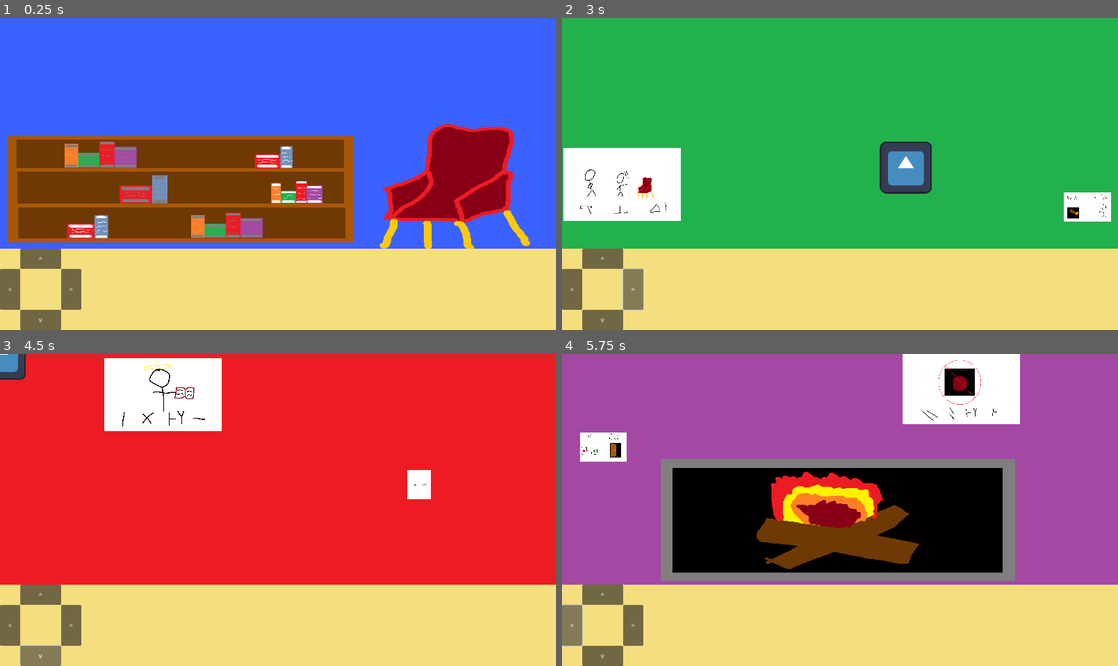
Above: before the commit, frames 1-4 (two rows, left to right).
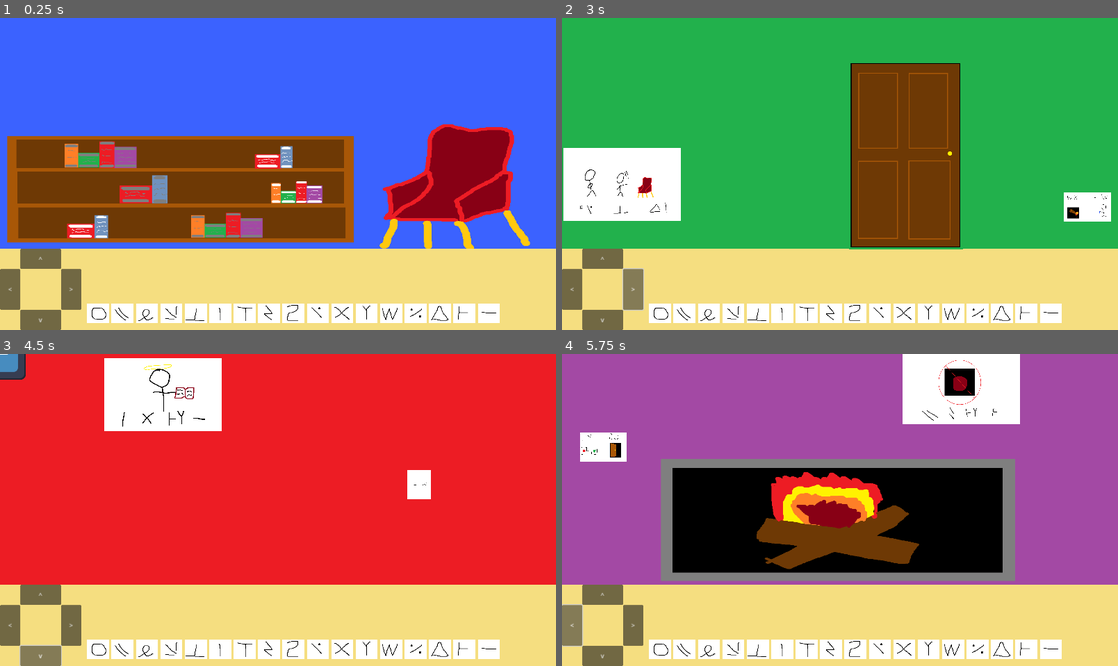
Above: after the commit, the same moments.

Repository: hanse237/SpartahackX-LER
Game: Godot game, scene res://main.tscn
Same seed, same stepped clock (60 frames per second), same inputs: the game is played once before the commit and once after it.
Inputs:
- Up to frame 1 (0.25 s): no input
- Up to frame 2 (3 s): click "^" at 0.5 s; click "v" at 1.25 s; click "<" at 2 s; click ">" at 2.75 s
- Up to frame 3 (4.5 s): click "^" at 3.5 s; click "v" at 4.25 s
- Up to frame 4 (5.75 s): click "<" at 5 s

The runs differ from the first frame. In frame 1, 4.2% of the frame differs, in the area x 15-90%, y 91-98%; in frame 2, 16%, in the area x 15-90%, y 14-98%; in frame 3, 4.2%; in frame 4, 4.2%.

Commit message:
even more images

Diff:
--- a/spartahack-ler/main.gd
+++ b/spartahack-ler/main.gd
@@ -31,11 +31,30 @@
 	$PanelContainer/ScreenThree/Page11.connect("clicked", _on_clicked)
 	$PanelContainer/ScreenFour/Page12.connect("clicked", _on_clicked)
 	$PanelContainer/ScreenFour/Door.connect("clicked", _on_clicked)
+	$PanelContainer/ScreenFour/DoorOpen.connect("clicked", _on_clicked)
 	$PanelContainer/ScreenThree/Fire.connect("clicked", _on_clicked)
 	$PanelContainer/ScreenOne/Chair.connect("clicked", _on_clicked)
 	$PanelContainer/ScreenTwo/Painting1.connect("clicked", _on_clicked)
 	$PanelContainer/ScreenThree/Painting2.connect("clicked", _on_clicked)
 	$PanelContainer/ScreenFour/Painting3.connect("clicked", _on_clicked)
+
+	$Sym1.connect("clicked", _on_symbol_click)
+	$Sym2.connect("clicked", _on_symbol_click)
+	$Sym3.connect("clicked", _on_symbol_click)
+	$Sym4.connect("clicked", _on_symbol_click)
+	$Sym5.connect("clicked", _on_symbol_click)
+	$Sym6.connect("clicked", _on_symbol_click)
+	$Sym7.connect("clicked", _on_symbol_click)
+	$Sym8.connect("clicked", _on_symbol_click)
+	$Sym9.connect("clicked", _on_symbol_click)
+	$Sym10.connect("clicked", _on_symbol_click)
+	$Sym11.connect("clicked", _on_symbol_click)
+	$Sym12.connect("clicked", _on_symbol_click)
+	$Sym13.connect("clicked", _on_symbol_click)
+	$Sym14.connect("clicked", _on_symbol_click)
+	$Sym15.connect("clicked", _on_symbol_click)
+	$Sym16.connect("clicked", _on_symbol_click)
+	$Sym17.connect("clicked", _on_symbol_click)
 
 
 # Called every frame. 'delta' is the elapsed time since the previous frame.
@@ -73,6 +92,7 @@
 
 
 func _on_clicked(message, active) -> void:
+	$Label.text = ""
 	if not active:
 		$Label.text = message
 		return
@@ -80,7 +100,7 @@
 	match message:
 		"page1", "page2", "page3", "page4", "page5", "page6", "page7", "page8", "page9", "page10", "page11", "page12", "pt1", "pt2", "pt3":
 			if message[1] == 'a':
-				pages[int(message[4]) - 1] = true
+				pages[int(message.substr(4,5)) - 1] = true
 				if not false in pages:
 					flags["chair"] = true
 			var pathTemplate = "res://assets/%s.png"
@@ -109,10 +129,54 @@
 				flags["key"] = true
 				flags["chair"] = false
 		"fire":
-			$Label.text = "The fire rages."
+			if not pages[11]:
+				$Label.text = "The fire rages."
+			else:
+				flags["fire"] = true
+				$Label.text = "You burn the page and hear a click."
+				$PanelContainer/ScreenFour/Door.visible = false
+				$PanelContainer/ScreenFour/DoorOpen.visible = true
 		"door":
 			if not flags["fire"]:
 				$Label.text = "It's locked."
 			else:
 				$PanelContainer3/EndScreen.visible = true
 				$PanelContainer3.visible = true
+
+
+func _on_symbol_click(message, active) -> void:
+	$Label.text = ""
+
+	match message:
+		"sym1":
+			pass
+		"sym1":
+			pass
+		"sym1":
+			pass
+		"sym1":
+			pass
+		"sym1":
+			pass
+		"sym1":
+			pass
+		"sym1":
+			pass
+		"sym1":
+			pass
+		"sym1":
+			pass
+		"sym1":
+			pass
+		"sym1":
+			pass
+		"sym1":
+			pass
+		"sym1":
+			pass
+		"sym1":
+			pass
+		"sym1":
+			pass
+		"sym1":
+			pass
--- a/spartahack-ler/main.tscn
+++ b/spartahack-ler/main.tscn
@@ -206,10 +206,11 @@
 imagePath = "res://assets/pt3.png"
 
 [node name="Door" parent="PanelContainer/ScreenFour" instance=ExtResource("2_y4qq2")]
-position = Vector2(845, 368)
+position = Vector2(845, 338)
+scale = Vector2(0.75, 0.75)
 message = "door"
 active = true
-imagePath = "res://icon.svg"
+imagePath = "res://assets/door_closed.png"
 
 [node name="Page12" parent="PanelContainer/ScreenFour" instance=ExtResource("2_y4qq2")]
 position = Vector2(1291, 465)
@@ -217,6 +218,14 @@
 message = "page12"
 active = true
 imagePath = "res://assets/page12.png"
+
+[node name="DoorOpen" parent="PanelContainer/ScreenFour" instance=ExtResource("2_y4qq2")]
+visible = false
+position = Vector2(845, 338)
+scale = Vector2(0.75, 0.75)
+message = "door"
+active = true
+imagePath = "res://assets/door_open.png"
 
 [node name="UpButton" type="Button" parent="."]
 clip_contents = true
@@ -300,6 +309,125 @@
 theme_override_font_sizes/font_size = 72
 text = "Begin"
 
+[node name="Sym1" parent="." instance=ExtResource("2_y4qq2")]
+position = Vector2(1201, 727)
+scale = Vector2(0.5, 0.5)
+message = "sym1"
+active = true
+imagePath = "res://assets/bookc.png"
+
+[node name="Sym2" parent="." instance=ExtResource("2_y4qq2")]
+position = Vector2(1141, 727)
+scale = Vector2(0.5, 0.5)
+message = "sym2"
+active = true
+imagePath = "res://assets/buttonc.png"
+
+[node name="Sym3" parent="." instance=ExtResource("2_y4qq2")]
+position = Vector2(1081, 727)
+scale = Vector2(0.5, 0.5)
+message = "sym3"
+active = true
+imagePath = "res://assets/chairc.png"
+
+[node name="Sym4" parent="." instance=ExtResource("2_y4qq2")]
+position = Vector2(1021, 727)
+scale = Vector2(0.5, 0.5)
+message = "sym4"
+active = true
+imagePath = "res://assets/doc.png"
+
+[node name="Sym5" parent="." instance=ExtResource("2_y4qq2")]
+position = Vector2(961, 727)
+scale = Vector2(0.5, 0.5)
+message = "sym5"
+active = true
+imagePath = "res://assets/firec.png"
+
+[node name="Sym6" parent="." instance=ExtResource("2_y4qq2")]
+position = Vector2(901, 727)
+scale = Vector2(0.5, 0.5)
+message = "sym6"
+active = true
+imagePath = "res://assets/helpc.png"
+
+[node name="Sym7" parent="." instance=ExtResource("2_y4qq2")]
+position = Vector2(841, 727)
+scale = Vector2(0.5, 0.5)
+message = "sym7"
+active = true
+imagePath = "res://assets/highc.png"
+
+[node name="Sym8" parent="." instance=ExtResource("2_y4qq2")]
+position = Vector2(781, 727)
+scale = Vector2(0.5, 0.5)
+message = "sym8"
+active = true
+imagePath = "res://assets/Ic.png"
+
+[node name="Sym9" parent="." instance=ExtResource("2_y4qq2")]
+position = Vector2(721, 727)
+scale = Vector2(0.5, 0.5)
+message = "sym9"
+active = true
+imagePath = "res://assets/keyc.png"
+
+[node name="Sym10" parent="." instance=ExtResource("2_y4qq2")]
+position = Vector2(661, 727)
+scale = Vector2(0.5, 0.5)
+message = "sym10"
+active = true
+imagePath = "res://assets/notc.png"
+
+[node name="Sym11" parent="." instance=ExtResource("2_y4qq2")]
+position = Vector2(601, 727)
+scale = Vector2(0.5, 0.5)
+message = "sym11"
+active = true
+imagePath = "res://assets/personc.png"
+
+[node name="Sym12" parent="." instance=ExtResource("2_y4qq2")]
+position = Vector2(541, 727)
+scale = Vector2(0.5, 0.5)
+message = "sym12"
+active = true
+imagePath = "res://assets/thisc.png"
+
+[node name="Sym13" parent="." instance=ExtResource("2_y4qq2")]
+position = Vector2(481, 727)
+scale = Vector2(0.5, 0.5)
+message = "sym13"
+active = true
+imagePath = "res://assets/wantc.png"
+
+[node name="Sym14" parent="." instance=ExtResource("2_y4qq2")]
+position = Vector2(421, 727)
+scale = Vector2(0.5, 0.5)
+message = "sym14"
+active = true
+imagePath = "res://assets/whatc.png"
+
+[node name="Sym15" parent="." instance=ExtResource("2_y4qq2")]
+position = Vector2(361, 727)
+scale = Vector2(0.5, 0.5)
+message = "sym15"
+active = true
+imagePath = "res://assets/wherec.png"
+
+[node name="Sym16" parent="." instance=ExtResource("2_y4qq2")]
+position = Vector2(301, 727)
+scale = Vector2(0.5, 0.5)
+message = "sym16"
+active = true
+imagePath = "res://assets/Youc.png"
+
+[node name="Sym17" parent="." instance=ExtResource("2_y4qq2")]
+position = Vector2(241, 727)
+scale = Vector2(0.5, 0.5)
+message = "sym17"
+active = true
+imagePath = "res://assets/doorc.png"
+
 [connection signal="pressed" from="UpButton" to="." method="_on_up_button_pressed"]
 [connection signal="pressed" from="DownButton" to="." method="_on_down_button_pressed"]
 [connection signal="pressed" from="LeftButton" to="." method="_on_left_button_pressed"]
Binary file added: spartahack-ler/assets/Ic.png
Binary file added: spartahack-ler/assets/Youc.png
Binary file added: spartahack-ler/assets/bookc.png
Binary file added: spartahack-ler/assets/button_on.png
Binary file added: spartahack-ler/assets/button_pressed.png
Binary file added: spartahack-ler/assets/buttonc.png
Binary file added: spartahack-ler/assets/buttonoff.png
Binary file added: spartahack-ler/assets/chairc.png
Binary file added: spartahack-ler/assets/chestbottom.png
Binary file added: spartahack-ler/assets/chesttopclose.png
Binary file added: spartahack-ler/assets/chesttopopen.png
Binary file added: spartahack-ler/assets/doc.png
(and 16 more such lines)
